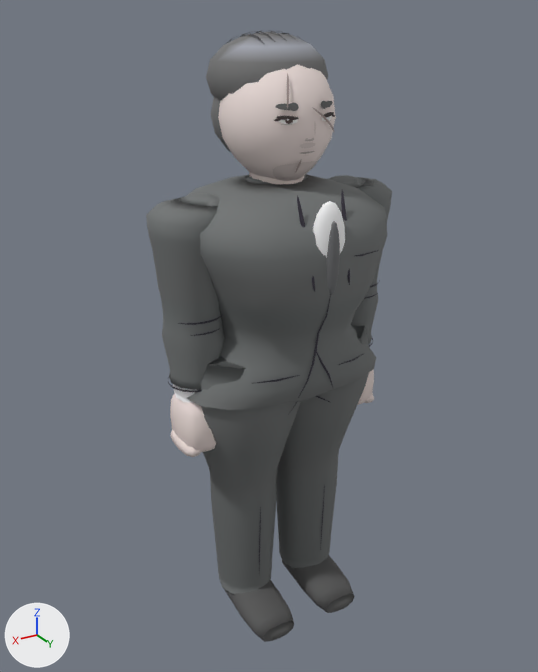
The glTF model assets/models/yeominsu_a.glb, before and after one commit.
The view is the same before and after, from a camera (50 mm lens) standing at (1.187, 1.931, 1.967) and looking at (0.012, -0.026, 0.989). Arrows for +X, +Y and +Z are at lower left; the lights stay in place. The first picture is the older version.

The first picture shows 'Body'.
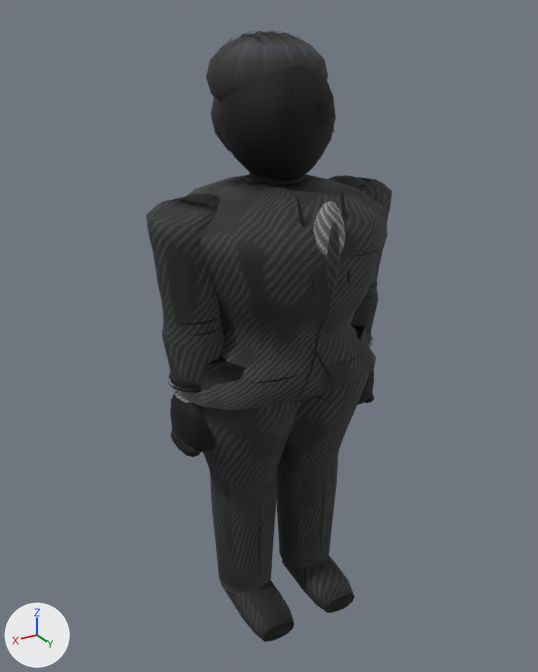
Where the change shows, as pixel boxes (x1, y1, x2, y2) in the pictures (538 x 672 px):
```json
{"object": "Body", "change": "surface changed", "before": [146, 30, 392, 642], "after": [146, 30, 392, 642], "on screen": "grey to black"}
```

Scene script edits in JSON lines:
```json
{"op": "add", "block": "img_albedo", "code": ["img_albedo = load_image('_albedo', '_unpacked/_albedo', 512, 512, 'sRGB')"]}
{"op": "add", "block": "mat_material_0", "code": "n3 = _N.new('ShaderNodeMix'); n3.name = 'Mix'"}
{"op": "add", "block": "mat_material_0", "code": "n3.data_type = 'RGBA'"}
{"op": "add", "block": "mat_material_0", "code": "n3.blend_type = 'MULTIPLY'"}
{"op": "add", "block": "mat_material_0", "code": "n3.inputs[0].default_value = 1.0  # 'Factor'"}
{"op": "add", "block": "mat_material_0", "code": "n4 = _N.new('ShaderNodeTexImage'); n4.name = 'Image Texture'"}
{"op": "add", "block": "mat_material_0", "code": "n4.image = img_albedo"}
{"block": "mat_material_0", "where": "n2 = _N.new('ShaderNodeVertexColor'); n2.name = 'Color Attribute'"}
{"block": "mat_material_0", "where": "n0 = _N.new('ShaderNodeBsdfPrincipled'); n0.name = 'Principled BSDF'"}
{"op": "remove", "block": "mat_material_0", "code": "_L.new(n2.outputs[0], n0.inputs[0])  # 'Color' to 'Base Color'"}
{"op": "add", "block": "mat_material_0", "code": "_L.new(n3.outputs[2], n0.inputs[0])  # 'Result' to 'Base Color'"}
{"op": "add", "block": "mat_material_0", "code": "_L.new(n2.outputs[0], n3.inputs[7])  # 'Color' to 'B'"}
{"op": "add", "block": "mat_material_0", "code": "_L.new(n4.outputs[0], n3.inputs[6])  # 'Color' to 'A'"}
{"block": "me_mesh_0", "where": "me_mesh_0.from_pydata(...)  # 4196 vertices, 7414 faces; spans x -0.42..0.42, y -0.31..0.31, z -0.04..1.93"}
{"block": "me_mesh_0", "where": "# used by ob_body; location = (0.0, 0.0, 0.0)"}
{"block": "me_mesh_0", "change": "me_mesh_0 part 1: texture (UV) coordinates changed"}
```
